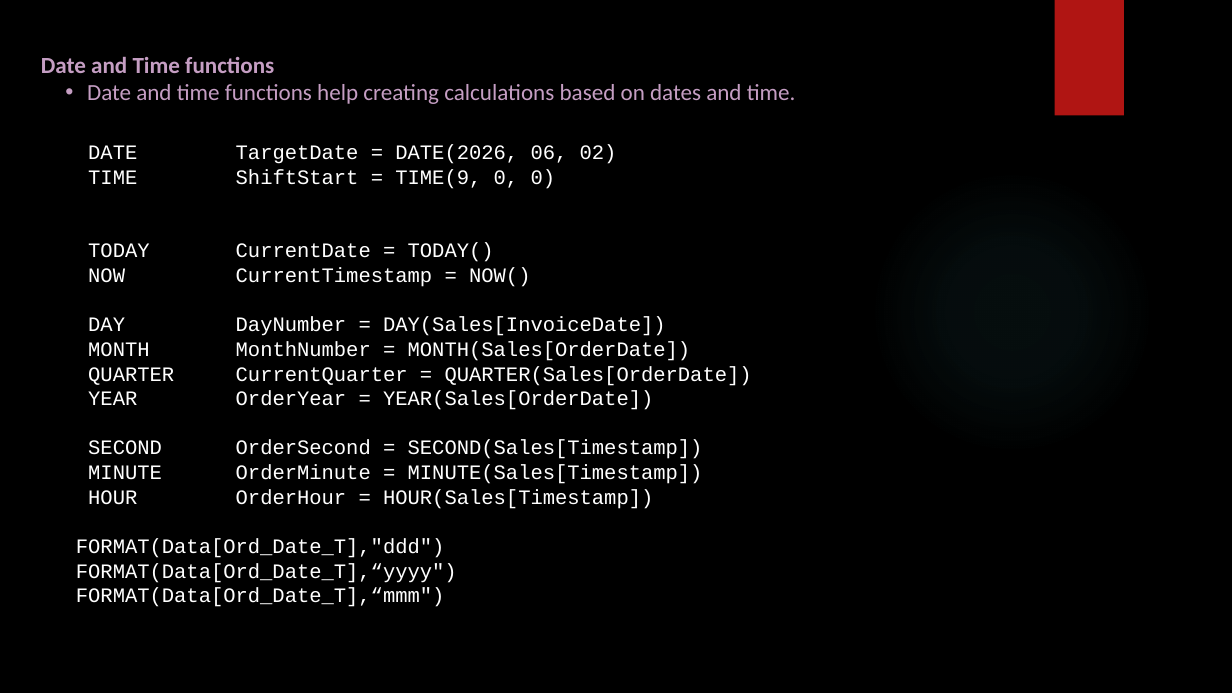
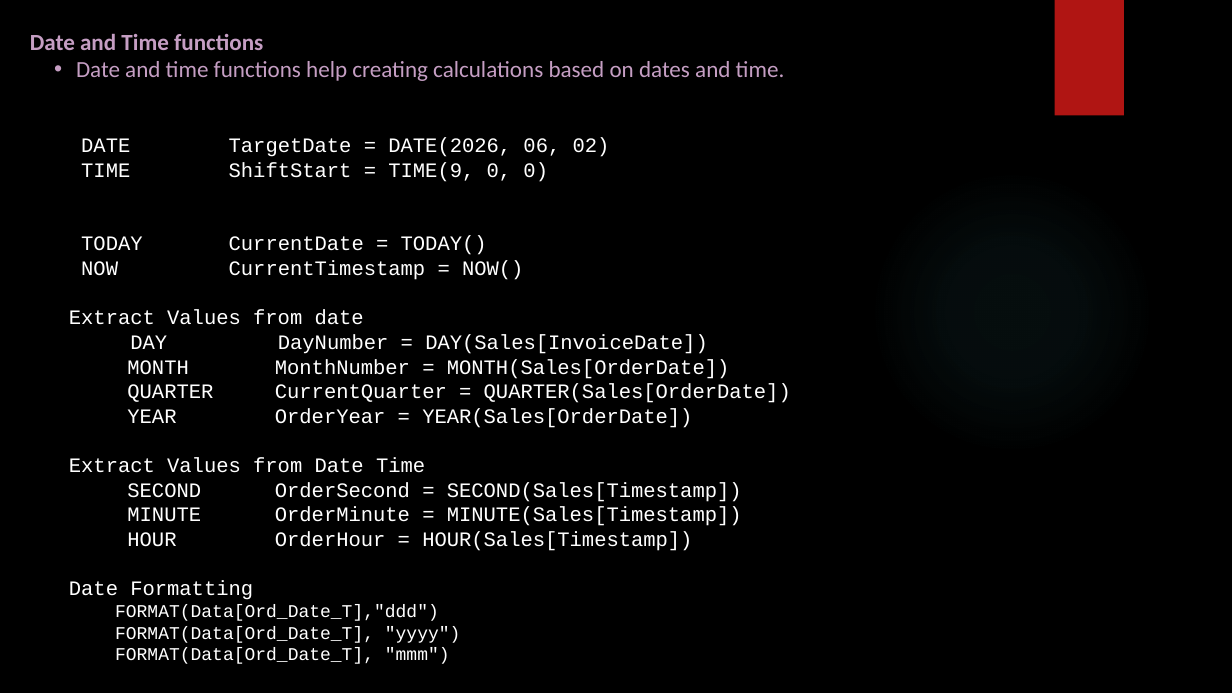
Before and after one commit to SHIVRAJSHINDE/Ethans, a slide deck: slide 4 of 17 18 20/5.Power Bi/5) Dax/Dax.pptx. Drawn at 1232x693 pixels with LibreOffice and Linux fonts; fonts in the diff are those of the drawing; background and template pictures are left out. Boxes give left, top, right and bottom in pixels: in the first picture for what was removed or moved away, otherwise in the second. Text is boxed around its words. In the diff, an @@ line names an element or a change of style, - is before the commit and + after.

```diff
--- a/17 18 20/5.Power Bi/5) Dax/Dax.pptx
+++ b/17 18 20/5.Power Bi/5) Dax/Dax.pptx
@@ text "Date and Time functions": place and size @@
-text "Date and Time functions" at <box>41,57,796,104</box>
+text "Date and Time functions" at <box>30,34,785,81</box>
@@ text "DATE TargetDate = DATE(2026, 06, ...": place and size @@
-text "DATE TargetDate = DATE(2026, 06, ..." at <box>76,144,752,607</box>
+text "DATE TargetDate = DATE(2026, 06, ..." at <box>69,137,791,664</box>
@@ text at <box>69,310,364,325</box>: paragraph added @@
+Extract Values from date
@@ text at <box>115,359,791,621</box>: size 16 to 14 pt in "FORMAT(Data[Ord_Date_T],"ddd")"; list level 1 to 2 in "MONTH MonthNumber = MONTH(Sales[OrderDate])"; list level 1 to 2 in "QUARTER CurrentQuarter = QUARTER(Sales[OrderDate])"; list level 1 to 2 in "YEAR OrderYear = YEAR(Sales[OrderDate])"; list level 1 to 2 in "SECOND OrderSecond = SECOND(Sales[Timestamp])"; list level 1 to 2 in "MINUTE OrderMinute = MINUTE(Sales[Timestamp])"; list level 1 to 2 in "HOUR OrderHour = HOUR(Sales[Timestamp])"; list level 1 to 2 in "FORMAT(Data[Ord_Date_T],"ddd")" @@
@@ text at <box>69,458,425,473</box>: paragraph added @@
+Extract Values from Date Time
@@ text at <box>69,581,253,600</box>: paragraph added @@
+Date Formatting
@@ text at <box>115,626,461,664</box>: text changed; size 16 to 14 pt @@
-FORMAT(Data[Ord_Date_T],“yyyy")
-FORMAT(Data[Ord_Date_T],“mmm")
+  FORMAT(Data[Ord_Date_T], "yyyy")
+  FORMAT(Data[Ord_Date_T], "mmm")
```
Also in this commit, not shown: 6 other slides changed, 1 slide removed, 18 other files.
